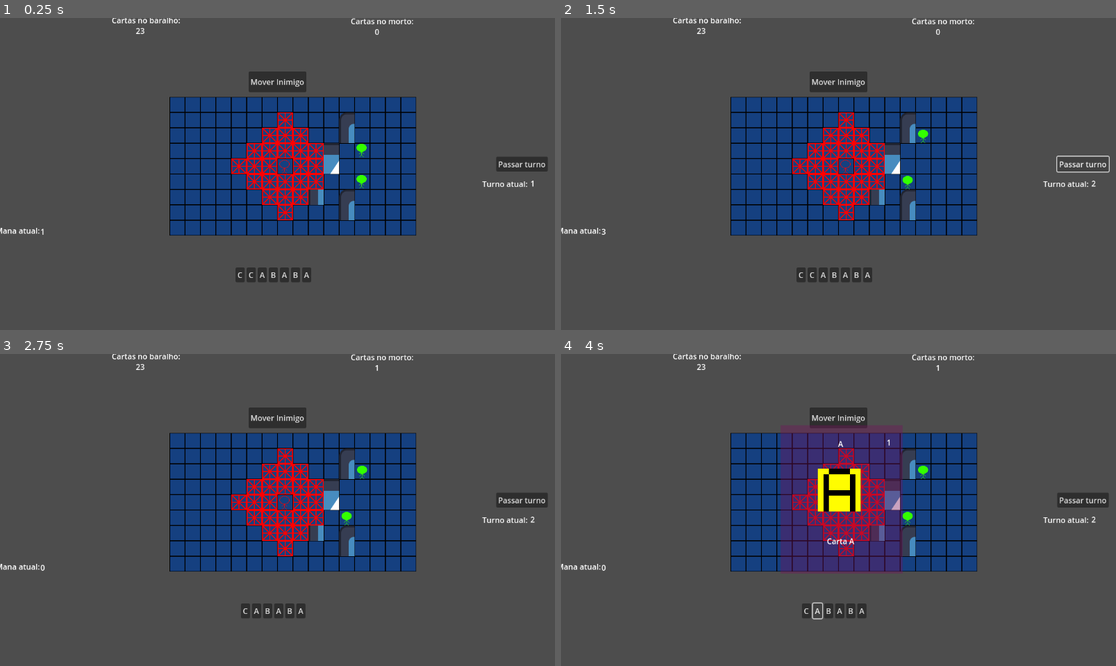
Above: before the commit, frames 1-4 (two rows, left to right).
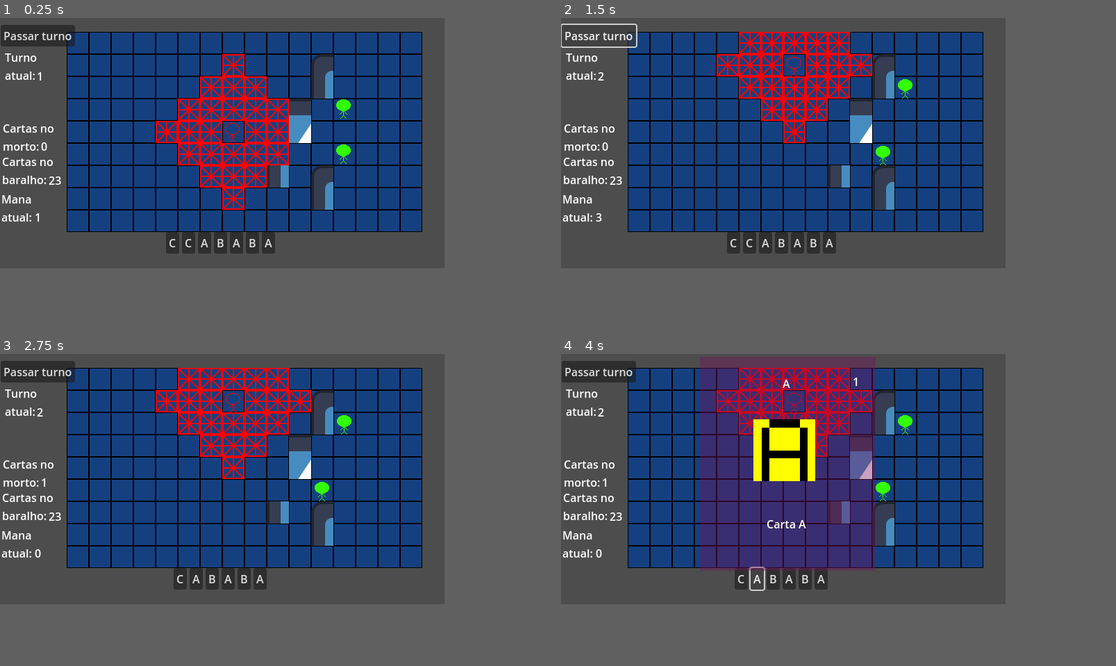
Above: after the commit, the same moments.

Repository: gdp-ufrj/alikia
Game: Godot game, scene res://Scenes/main_game.tscn
The game is run twice, just before and just after one commit, with the same random seed, the same clock (stepped at 60 frames per second) and the same inputs. This scene is started directly instead of the project's main scene. The engine's default icon, where the game draws it, is replaced by a stand-in: a white triangle on a blue panel in a dark square.
Inputs (mouse positions are in pixels of both pictures, inside the frame that each line leads up to):
- Up to frame 1 (0.25 s): no input
- Up to frame 2 (1.5 s): click (838, 80) at 0.5 s, where only the run before the commit has a clickable "Mover Inimigo"; click "Passar turno" at 1.25 s
- Up to frame 3 (2.75 s): click "C" at 2 s
- Up to frame 4 (4 s): click "C" at 2.75 s; click "A" at 3.5 s
In our replay, the window is 799x449 before the commit and 640x360 after it. These sizes can differ from the game's own. Grey fills any space a smaller window leaves; there, only what the larger window draws over its background counts as a difference.

The runs differ from the first frame. In frame 1, 35% of the frame differs, in the area x 0-99%, y 0-85%; in frame 2, 33%; in frame 3, 34%; in frame 4, 38%, in the area x 0-99%, y 0-86%.

Commit message:
feat: Define tamanho de câmera e comunicação entre cenas

Diff:
--- a/Scenes/Player.tscn
+++ b/Scenes/Player.tscn
@@ -1,6 +1,6 @@
 [gd_scene load_steps=3 format=3 uid="uid://x3kx1qwj8efj"]
 
-[ext_resource type="Script" path="res://Scripts/Player/Player.gd" id="1_aw1lq"]
+[ext_resource type="Script" path="res://Scripts/Battle/Player/Player.gd" id="1_aw1lq"]
 [ext_resource type="Texture2D" uid="uid://fciyppfnocbr" path="res://Assets/Player.png" id="2_51fms"]
 
 [node name="Player" type="Node2D"]
--- a/Scenes/battle.tscn
+++ b/Scenes/battle.tscn
@@ -1,12 +1,13 @@
-[gd_scene load_steps=12 format=3 uid="uid://bpm7lq1u5rc80"]
+[gd_scene load_steps=13 format=3 uid="uid://bpm7lq1u5rc80"]
 
 [ext_resource type="Texture2D" uid="uid://cdkwnboi12wc6" path="res://Assets/Tile.png" id="1_u3tvo"]
+[ext_resource type="Script" path="res://Scripts/Battle/battle.gd" id="1_yti07"]
 [ext_resource type="Texture2D" uid="uid://mc458hleltqc" path="res://Assets/OverlayTile.png" id="2_5l8xe"]
 [ext_resource type="PackedScene" uid="uid://x3kx1qwj8efj" path="res://Scenes/Player.tscn" id="2_c5tmv"]
 [ext_resource type="Texture2D" uid="uid://cp7cue2ma2tp6" path="res://Assets/icon.svg" id="3_ku65w"]
-[ext_resource type="Script" path="res://Scripts/grid.gd" id="4_cce2n"]
-[ext_resource type="Script" path="res://Scripts/Enemy/enemies.gd" id="6_epmfg"]
+[ext_resource type="Script" path="res://Scripts/Battle/grid.gd" id="5_apr0j"]
 [ext_resource type="PackedScene" uid="uid://cbbvbnmd7l68d" path="res://Scenes/enemy.tscn" id="6_ot51i"]
+[ext_resource type="Script" path="res://Scripts/Battle/Enemy/enemies.gd" id="7_fmiyn"]
 
 [sub_resource type="TileSetAtlasSource" id="TileSetAtlasSource_ypkjx"]
 texture = ExtResource("1_u3tvo")
@@ -63,6 +64,7 @@
 sources/2 = SubResource("TileSetAtlasSource_0e7hr")
 
 [node name="Battle" type="Node2D"]
+script = ExtResource("1_yti07")
 
 [node name="TileMap" type="TileMap" parent="."]
 tile_set = SubResource("TileSet_6o5ni")
@@ -82,22 +84,13 @@
 layer_2/y_sort_origin = 0
 layer_2/z_index = 0
 layer_2/tile_data = PackedInt32Array(-131069, 65538, 0, -65533, 65538, 1, 65540, 2, 0, 131076, 2, 1, 65538, 2, 1, -262140, 2, 0, -196604, 2, 1)
-script = ExtResource("4_cce2n")
+script = ExtResource("5_apr0j")
 
 [node name="Player" parent="." instance=ExtResource("2_c5tmv")]
 position = Vector2(15, -17)
 
-[node name="Move" type="Button" parent="."]
-offset_left = -60.0
-offset_top = -213.0
-offset_right = 60.0
-offset_bottom = -170.0
-text = "Mover Inimigo
-"
-metadata/_edit_use_anchors_ = true
-
 [node name="Enemies" type="Node2D" parent="."]
-script = ExtResource("6_epmfg")
+script = ExtResource("7_fmiyn")
 
 [node name="Enemy" parent="Enemies" instance=ExtResource("6_ot51i")]
 visible = false
@@ -115,4 +108,4 @@
 [node name="Marker2D2" type="Marker2D" parent="."]
 position = Vector2(271, 77)
 
-[connection signal="pressed" from="Move" to="Enemies" method="_on_move_pressed"]
+[connection signal="move_enemies" from="." to="Enemies" method="_on_battle_move_enemies"]
--- a/Scenes/deck_system.tscn
+++ b/Scenes/deck_system.tscn
@@ -1,16 +1,16 @@
-[gd_scene load_steps=10 format=3 uid="uid://b6wjwe3k5uxst"]
+[gd_scene load_steps=9 format=3 uid="uid://b6wjwe3k5uxst"]
 
+[ext_resource type="Script" path="res://Scripts/DeckSystem/deck_system.gd" id="1_15g3y"]
 [ext_resource type="Script" path="res://Scripts/DeckSystem/deck.gd" id="1_pdggs"]
 [ext_resource type="Resource" uid="uid://bi1morduw4kr7" path="res://Resources/Cards/A.tres" id="2_bqs1d"]
-[ext_resource type="PackedScene" uid="uid://cqfvh0i6ts4ew" path="res://Scenes/card_zoom.tscn" id="3_mfhcc"]
+[ext_resource type="PackedScene" path="res://Scenes/card_zoom.tscn" id="3_mfhcc"]
 [ext_resource type="Resource" uid="uid://dlac5bp1bw4f7" path="res://Resources/Cards/B.tres" id="3_ur5lm"]
 [ext_resource type="Script" path="res://Scripts/DeckSystem/hand.gd" id="3_yw3pl"]
 [ext_resource type="Resource" uid="uid://bm7toebap67gy" path="res://Resources/Cards/C.tres" id="4_t3snl"]
 [ext_resource type="AudioStream" uid="uid://j1pa3cacq70c" path="res://Áudio/mouse_on_card.mp3" id="6_uliy8"]
-[ext_resource type="PackedScene" uid="uid://bsv8p07wfxpi" path="res://Scenes/turn_manager.tscn" id="7_43hh3"]
-[ext_resource type="AudioStream" uid="uid://cd7jxnbv1aysn" path="res://Áudio/Ui_1.mp3" id="9_3jgg2"]
 
 [node name="DeckSystem" type="Node2D"]
+script = ExtResource("1_15g3y")
 
 [node name="Deck" type="Node2D" parent="." node_paths=PackedStringArray("deck_count_label", "discard_count_label")]
 position = Vector2(-555, -330)
@@ -23,21 +23,32 @@
 [node name="DeckControl" type="Control" parent="Deck"]
 layout_mode = 3
 anchors_preset = 0
-offset_left = 211.0
-offset_top = -1.0
-offset_right = 432.0
-offset_bottom = 97.0
+offset_left = 230.0
+offset_top = 344.0
+offset_right = 451.0
+offset_bottom = 442.0
 metadata/_edit_use_anchors_ = true
 
 [node name="Label" type="Label" parent="Deck/DeckControl"]
-layout_mode = 0
+layout_mode = 1
+anchors_preset = -1
+anchor_left = 0.0361991
+anchor_top = 0.0102041
+anchor_right = 0.190045
+anchor_bottom = 0.306122
 offset_right = 40.0
 offset_bottom = 23.0
-text = "Cartas no baralho:"
+text = "Cartas no
+baralho:"
 metadata/_edit_use_anchors_ = true
 
 [node name="DeckCount" type="Label" parent="Deck/DeckControl"]
-layout_mode = 0
+layout_mode = 1
+anchors_preset = -1
+anchor_left = 0.113122
+anchor_top = 0.0612245
+anchor_right = 0.113122
+anchor_bottom = 0.0612245
 offset_left = 50.0
 offset_top = 22.0
 offset_right = 90.0
@@ -48,21 +59,32 @@
 [node name="DiscardControl" type="Control" parent="Deck"]
 layout_mode = 3
 anchors_preset = 0
-offset_left = 707.0
-offset_top = 1.0
-offset_right = 864.0
-offset_bottom = 82.0
+offset_left = 234.0
+offset_top = 293.0
+offset_right = 391.0
+offset_bottom = 374.0
 metadata/_edit_use_anchors_ = true
 
 [node name="Label" type="Label" parent="Deck/DiscardControl"]
-layout_mode = 0
+layout_mode = 1
+anchors_preset = -1
+anchor_left = 0.0318471
+anchor_top = 0.0493827
+anchor_right = 0.248408
+anchor_bottom = 0.407407
 offset_right = 40.0
 offset_bottom = 23.0
-text = "Cartas no morto:"
+text = "Cartas no
+morto:"
 metadata/_edit_use_anchors_ = true
 
 [node name="DiscardCount" type="Label" parent="Deck/DiscardControl"]
-layout_mode = 0
+layout_mode = 1
+anchors_preset = -1
+anchor_left = 0.0636943
+anchor_top = 0.0987654
+anchor_right = 0.0636943
+anchor_bottom = 0.0987654
 offset_left = 50.0
 offset_top = 22.0
 offset_right = 90.0
@@ -89,22 +111,24 @@
 [node name="ManaLabel" type="Label" parent="Hand/Control"]
 layout_mode = 1
 anchors_preset = -1
-anchor_top = -0.257
-anchor_right = 0.08
-anchor_bottom = -0.062
+anchor_left = 0.231972
+anchor_top = -0.513944
+anchor_right = 0.311972
+anchor_bottom = -0.318944
 offset_top = 0.00799942
 offset_right = -0.0800095
 offset_bottom = -0.0719995
-text = "Mana atual:"
+text = "Mana
+atual:"
 metadata/_edit_use_anchors_ = true
 
 [node name="ManaLabelCount" type="Label" parent="Hand/Control"]
 layout_mode = 1
 anchors_preset = -1
-anchor_left = 0.081
-anchor_top = -0.243
-anchor_right = 0.096
-anchor_bottom = -0.062
+anchor_left = 0.273876
+anchor_top = -0.333278
+anchor_right = 0.288876
+anchor_bottom = -0.152278
 offset_left = -0.231003
 offset_top = -0.00799942
 offset_right = 0.503998
@@ -113,10 +137,16 @@
 metadata/_edit_use_anchors_ = true
 
 [node name="HandButtons" type="HBoxContainer" parent="Hand/Control"]
-layout_mode = 0
-offset_top = -12.0
-offset_right = 1153.0
-offset_bottom = 146.0
+layout_mode = 1
+anchors_preset = -1
+anchor_left = 0.229
+anchor_top = -0.229
+anchor_right = 0.784
+anchor_bottom = 0.243
+offset_left = 0.42099
+offset_top = -0.0239983
+offset_right = -0.384033
+offset_bottom = 0.00799942
 alignment = 1
 metadata/_edit_use_anchors_ = true
 
@@ -130,12 +160,10 @@
 offset_bottom = 132.0
 metadata/_edit_use_anchors_ = true
 
-[node name="TurnManager" parent="." instance=ExtResource("7_43hh3")]
-position = Vector2(-555, -330)
+[node name="Camera2D" type="Camera2D" parent="."]
+visible = false
+enabled = false
 
-[node name="uiClick" type="AudioStreamPlayer2D" parent="TurnManager"]
-stream = ExtResource("9_3jgg2")
-
+[connection signal="pass_turn" from="." to="Hand" method="_on_deck_system_pass_turn"]
 [connection signal="on_card_zoom_enter" from="Hand" to="CardZoomControl" method="_on_hand_on_card_zoom_enter"]
 [connection signal="on_card_zoom_exit" from="Hand" to="CardZoomControl" method="_on_hand_on_card_zoom_exit"]
-[connection signal="pass_turn" from="TurnManager" to="Hand" method="_on_turn_manager_pass_turn"]
--- a/Scenes/enemy.tscn
+++ b/Scenes/enemy.tscn
@@ -1,6 +1,6 @@
 [gd_scene load_steps=3 format=3 uid="uid://cbbvbnmd7l68d"]
 
-[ext_resource type="Script" path="res://Scripts/Enemy/enemy.gd" id="1_p5a8s"]
+[ext_resource type="Script" path="res://Scripts/Battle/Enemy/enemy.gd" id="1_p5a8s"]
 [ext_resource type="Texture2D" uid="uid://c4c80d5fpdb01" path="res://Assets/Enemy.png" id="1_wx0l2"]
 
 [node name="Enemy" type="Node2D"]
--- a/Scenes/main_game.tscn
+++ b/Scenes/main_game.tscn
@@ -1,8 +1,9 @@
-[gd_scene load_steps=4 format=3 uid="uid://cvprqudv22o52"]
+[gd_scene load_steps=5 format=3 uid="uid://cvprqudv22o52"]
 
 [ext_resource type="PackedScene" uid="uid://bpm7lq1u5rc80" path="res://Scenes/battle.tscn" id="1_qgbnj"]
 [ext_resource type="PackedScene" uid="uid://b6wjwe3k5uxst" path="res://Scenes/deck_system.tscn" id="2_5g71h"]
 [ext_resource type="AudioStream" uid="uid://v8fi87qwdgqd" path="res://Áudio/mockup.mp3" id="3_6bjhu"]
+[ext_resource type="PackedScene" uid="uid://bsv8p07wfxpi" path="res://Scenes/turn_manager.tscn" id="4_ticpk"]
 
 [node name="Node2D" type="Node2D"]
 
@@ -11,7 +12,18 @@
 [node name="DeckSystem" parent="." instance=ExtResource("2_5g71h")]
 
 [node name="Camera2D" type="Camera2D" parent="."]
+limit_left = -320
+limit_top = -180
+limit_right = 320
+limit_bottom = 180
+limit_smoothed = true
 
 [node name="mockupBackground" type="AudioStreamPlayer2D" parent="."]
 stream = ExtResource("3_6bjhu")
 autoplay = true
+
+[node name="TurnManager" parent="." instance=ExtResource("4_ticpk")]
+position = Vector2(-13, 3)
+
+[connection signal="pass_turn" from="TurnManager" to="Battle" method="_on_turn_manager_pass_turn"]
+[connection signal="pass_turn" from="TurnManager" to="DeckSystem" method="_on_turn_manager_pass_turn"]
--- a/Scenes/turn_manager.tscn
+++ b/Scenes/turn_manager.tscn
@@ -1,46 +1,64 @@
-[gd_scene load_steps=2 format=3 uid="uid://bsv8p07wfxpi"]
+[gd_scene load_steps=3 format=3 uid="uid://bsv8p07wfxpi"]
 
 [ext_resource type="Script" path="res://Scripts/Turn/turn_manager.gd" id="1_n7uk5"]
+[ext_resource type="AudioStream" uid="uid://cd7jxnbv1aysn" path="res://Áudio/Ui_1.mp3" id="2_n7xp1"]
 
 [node name="TurnManager" type="Node2D" node_paths=PackedStringArray("turn_label_count")]
 script = ExtResource("1_n7uk5")
-turn_label_count = NodePath("UI/TurnLabelCount")
+turn_label_count = NodePath("TurnUI/TurnLabelCount")
 
-[node name="UI" type="Control" parent="."]
+[node name="uiClick" type="AudioStreamPlayer2D" parent="."]
+position = Vector2(-533, -249)
+stream = ExtResource("2_n7xp1")
+
+[node name="TurnUI" type="Control" parent="."]
 layout_mode = 3
 anchors_preset = 0
 offset_right = 40.0
 offset_bottom = 40.0
 
-[node name="TurnButton" type="Button" parent="UI"]
+[node name="TurnButton" type="Button" parent="TurnUI"]
 layout_mode = 1
 anchors_preset = -1
 anchor_left = 25.225
 anchor_top = 7.35
 anchor_right = 27.9
 anchor_bottom = 8.125
+offset_left = -1315.0
+offset_top = -467.0
+offset_right = -1315.0
+offset_bottom = -467.0
 text = "Passar turno"
 
-[node name="TurnLabel" type="Label" parent="UI"]
+[node name="TurnLabel" type="Label" parent="TurnUI"]
 layout_mode = 1
 anchors_preset = -1
 anchor_left = 24.5
 anchor_top = 8.475
 anchor_right = 26.875
 anchor_bottom = 9.125
-offset_left = -6.10352e-05
-offset_right = -0.00012207
-text = "Turno atual:"
+offset_left = -1280.0
+offset_top = -477.0
+offset_right = -1280.0
+offset_bottom = -451.0
+text = "Turno
+atual:"
 
-[node name="TurnLabelCount" type="Label" parent="UI"]
+[node name="TurnLabelCount" type="Label" parent="TurnUI"]
 layout_mode = 1
 anchors_preset = -1
 anchor_left = 27.0
 anchor_top = 8.45
 anchor_right = 27.3
 anchor_bottom = 9.1
-offset_left = -0.00012207
-offset_top = -3.05176e-05
+offset_left = -1334.0
+offset_top = -449.0
+offset_right = -1336.0
+offset_bottom = -449.0
 text = "0"
 
-[connection signal="pressed" from="UI/TurnButton" to="." method="_on_turn_button_pressed"]
+[node name="Camera2D" type="Camera2D" parent="."]
+visible = false
+enabled = false
+
+[connection signal="pressed" from="TurnUI/TurnButton" to="." method="_on_turn_button_pressed"]
--- a/Scripts/Enemy/enemies.gd
+++ b/Scripts/Battle/Enemy/enemies.gd
@@ -18,8 +18,7 @@
 	enemies = get_children()
 	astar_grid = tile_map.astar_grid
 
-func _on_move_pressed():
-
+func _on_battle_move_enemies():
 	count = count + 1
 	for enemy in enemies:
 		if !(target == tile_map.local_to_map(player.global_position)) :
--- a/Scripts/Enemy/enemy.gd
+++ b/Scripts/Battle/Enemy/enemy.gd
@@ -6,7 +6,6 @@
 var astar_grid: AStarGrid2D
 var current_path: Array[Vector2i]
 var current_position: Vector2i
-var target: Vector2i
 
 func _ready():
 	astar_grid = tile_map.astar_grid
@@ -28,7 +27,7 @@
 		astar_grid.set_point_solid(current_position, false)
 		astar_grid.set_point_solid(Path.front(), true)
 
-func _physics_process(delta):
+func _physics_process(_delta):
 	if current_path.is_empty():
 		return
 
--- a/Scripts/Player/Player.gd
+++ b/Scripts/Battle/Player/Player.gd
@@ -36,7 +36,7 @@
 		astar_grid.set_point_solid(current_path.back())
 
 
-func _physics_process(delta):
+func _physics_process(_delta):
 	if show_range and !moving:
 		current_position = tile_map.local_to_map(global_position)
 		range_path = get_tiles_in_range(current_position, 3)
--- /dev/null
+++ b/Scripts/Battle/battle.gd
@@ -0,0 +1,6 @@
+extends Node2D
+
+signal move_enemies
+
+func _on_turn_manager_pass_turn(_turn):
+	move_enemies.emit()
--- a/Scripts/DeckSystem/deck.gd
+++ b/Scripts/DeckSystem/deck.gd
@@ -15,11 +15,6 @@
 func _ready():
 	discard_deck = _create_deck()
 	shuffle_deck()
-
-
-# Called every frame. 'delta' is the elapsed time since the previous frame.
-func _process(delta):
-	pass
 
 func _create_deck():
 	var deck = []
--- /dev/null
+++ b/Scripts/DeckSystem/deck_system.gd
@@ -0,0 +1,6 @@
+extends Node2D
+
+signal pass_turn(turn : int)
+
+func _on_turn_manager_pass_turn(turn):
+	pass_turn.emit(turn)
--- a/Scripts/DeckSystem/hand.gd
+++ b/Scripts/DeckSystem/hand.gd
@@ -58,8 +58,7 @@
 		button.mouse_entered.connect(self.card_zoom_enter.bind(card))
 		button.mouse_exited.connect(self.card_zoom_exit.bind())
 
-
-func _on_turn_manager_pass_turn(turn):
+func _on_deck_system_pass_turn(turn):
 	current_mana = clamp(current_mana + turn, 0, max_mana)
 	mana_count_label.text = str(current_mana)
 
--- a/project.godot
+++ b/project.godot
@@ -15,6 +15,12 @@
 config/features=PackedStringArray("4.1", "GL Compatibility")
 config/icon="res://icon.svg"
 
+[display]
+
+window/size/viewport_width=640
+window/size/viewport_height=360
+window/stretch/mode="viewport"
+
 [input]
 
 MouseClick={
